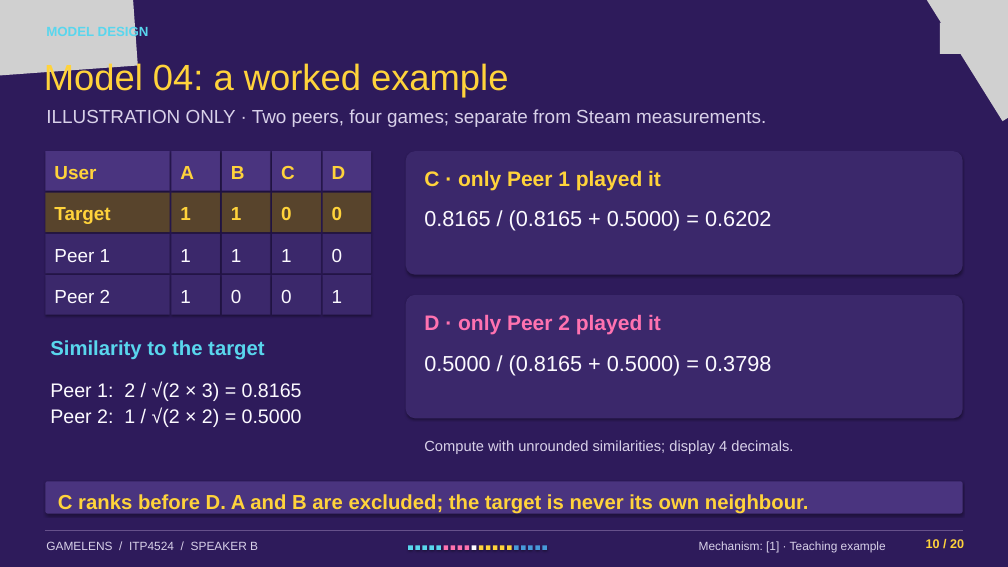
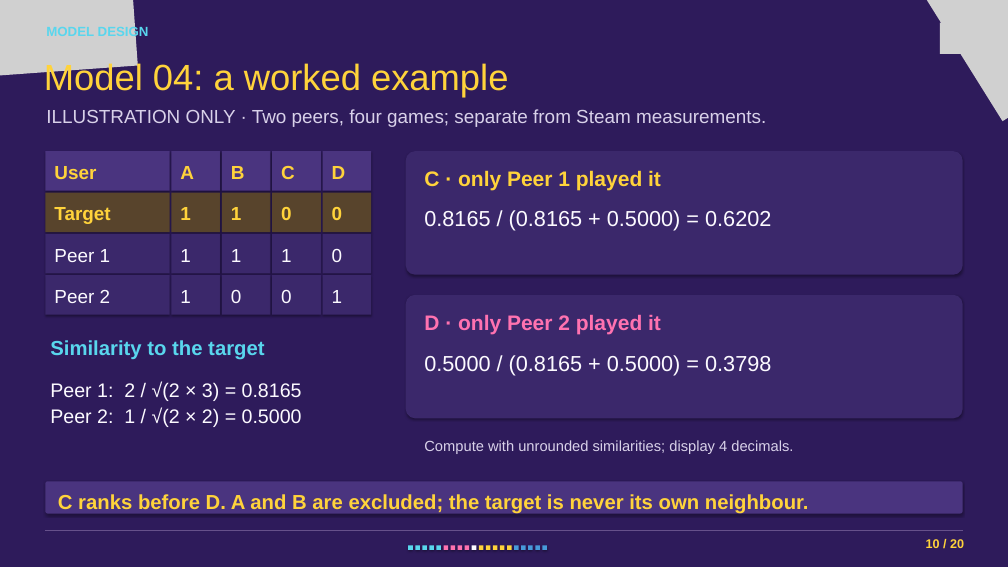
Before and after one commit to CalebChan411/ITP4524GP, a slide deck: slide 10 of part_b/game_recommendation/presentation.pptx. Drawn at 1008x567 pixels with LibreOffice and Linux fonts; fonts in the diff are those of the drawing; grey boxes stand for pictures. Boxes give left, top, right and bottom in pixels: in the first picture for what was removed or moved away, otherwise in the second. Text is boxed around its words. In the diff, an @@ line names an element or a change of style, - is before the commit and + after.

```diff
--- a/part_b/game_recommendation/presentation.pptx
+++ b/part_b/game_recommendation/presentation.pptx
@@ text removed at box(46, 541, 258, 550) @@
-GAMELENS / ITP4524 / SPEAKER B
@@ text removed at box(699, 541, 886, 553) @@
-Mechanism: [1] · Teaching example
```
Also in this commit, not shown: 17 other slides changed, 1 slide added, 1 slide removed, 4 other files.
